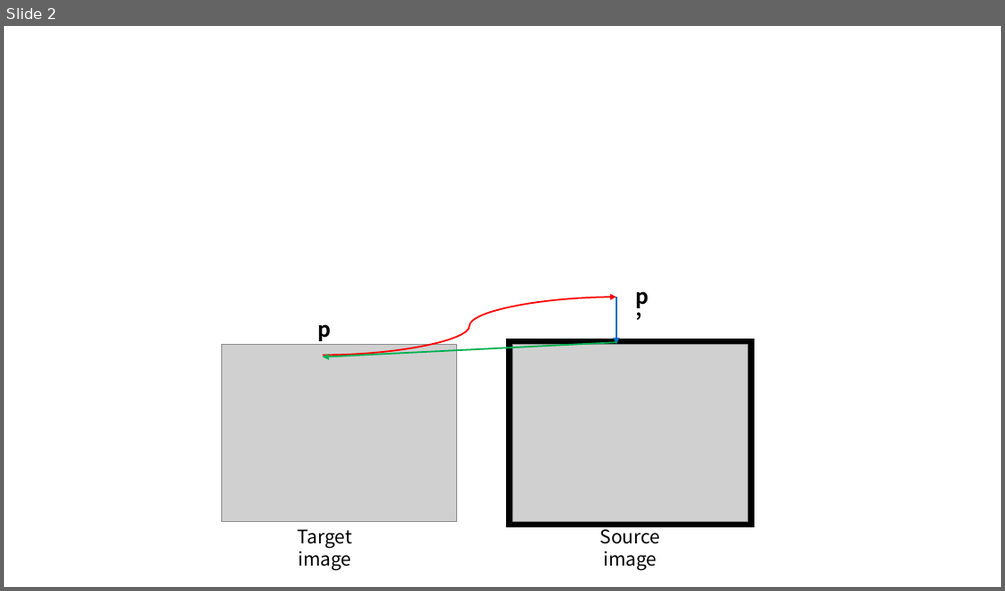
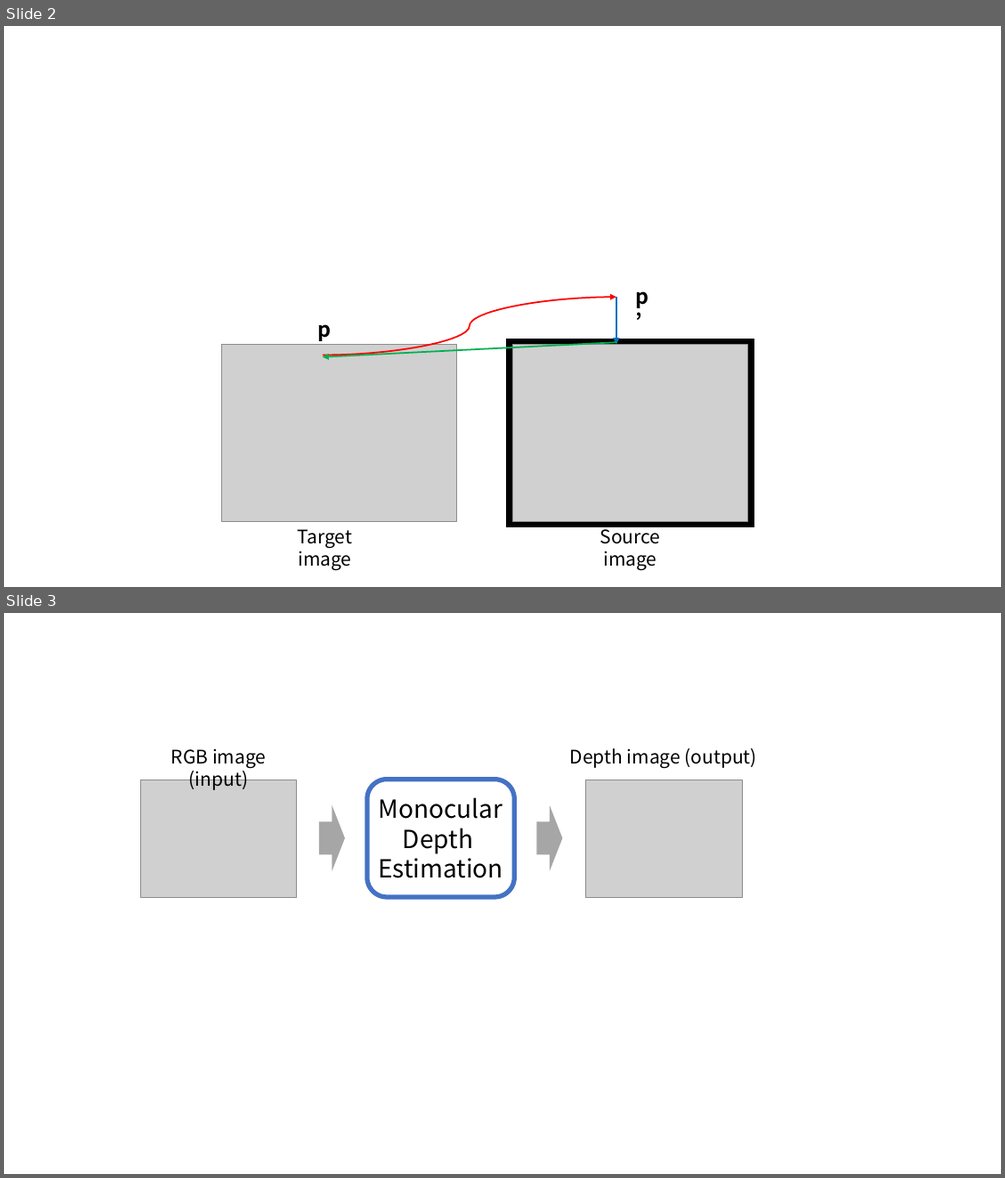
Before and after one commit to goodgodgd/ian-flow, a slide deck: assets/2019-07-31-kros-ss-2019/zero-padding.pptx. Shown one above the other, each under a label of ours: slide 2 before the commit, slides 2 and 3 after it. The pictures are 1005x591 and 1005x1178 pixels, drawn with LibreOffice and Linux fonts; fonts in the diff are those of the drawing; grey boxes stand for pictures. Boxes give left, top, right and bottom in pixels: in the first picture for what was removed or moved away, otherwise in the second. Text is boxed around its words. In the diff, an @@ line names an element or a change of style, - is before the commit and + after.

```diff
--- a/assets/2019-07-31-kros-ss-2019/zero-padding.pptx
+++ b/assets/2019-07-31-kros-ss-2019/zero-padding.pptx
@@ slide 3 added at bbox=[4, 613, 1001, 1174], background #FFFFFF @@
@@ text added at bbox=[171, 749, 266, 790], 18 pt, text #000000 @@
+RGB image (input)
@@ text added at bbox=[570, 748, 757, 768], 18 pt, text #000000 @@
+Depth image (output)
@@ picture added at bbox=[140, 779, 297, 897] @@
@@ rounded rectangle added at bbox=[367, 779, 515, 896], fill #FFFFFF, outline #4472C4 4.5 pt, 24 pt, text #000000 @@
+Monocular
+Depth
+Estimation
@@ picture added at bbox=[585, 779, 742, 897] @@
@@ right arrow added at bbox=[319, 805, 345, 871], fill #A6A6A6 @@
@@ right arrow added at bbox=[536, 805, 563, 871], fill #A6A6A6 @@
```
Also in this commit, not shown: 6 other slides added, 13 other files.
